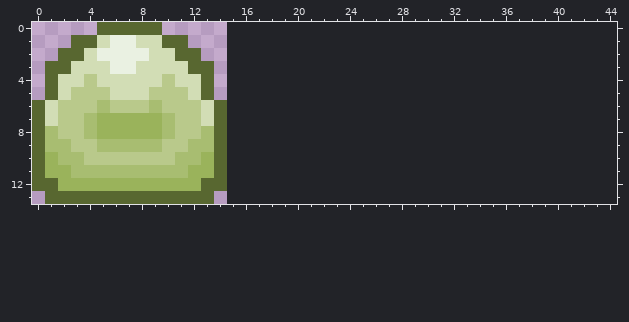
A pixel-art sprite gets an edit: src/monsters/m1.png. The picture above was drawn from the file before the commit.
The file is 30x28 pixels, drawn in blocks of 2x2; one block is one cell here. Colours within 5 levels of each other are drawn and written as one. The old version is drawn lined up with the new one, on the new canvas.
The same view after the edit:
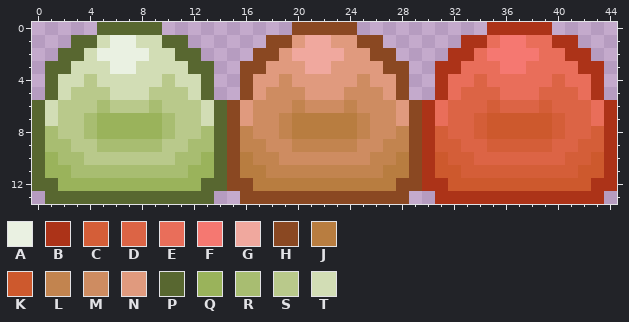
Palette (. is transparent): A #eaf1e2  B #ac3318  C #d45e38  D #dc6445  E #e96e5a  F #f57871  G #f0a89e  H #8a4822  J #b87d40  K #cd592d  L #c2844f  M #ce8c61  N #e09a7e  P #586730  Q #9ab35b  R #a8bd71  S #b9c98b  T #d2ddb5
The exact change:
canvas 15x14 -> 45x14
@@ x 0..44 @@
- 0 .....PPPPP...................................
- 1 ...PPTAATTPP.................................
- 2 ..PPTAAAATTPP................................
- 3 .PPTTTAATTTTPP...............................
- 4 .PTTSTTTTTSTTP...............................
- 5 .PTSSSTTTSSSTP...............................
- 6 PTSSSRSSSRSSSTP..............................
- 7 PTSSRQQQQQRSSTP..............................
- 8 PRSSRQQQQQRSSRP..............................
- 9 PRRSSRRRRRSSRRP..............................
-10 PQRRSSSSSSSRRQP..............................
-11 PQQRRRRRRRRRQQP..............................
-12 PPQQQQQQQQQQQPP..............................
-13 .PPPPPPPPPPPPP...............................
+ 0 .....PPPPP..........HHHHH..........BBBBB.....
+ 1 ...PPTAATTPP......HHNGGNNHH......BBEFFEEBB...
+ 2 ..PPTAAAATTPP....HHNGGGGNNHH....BBEFFFFEEBB..
+ 3 .PPTTTAATTTTPP..HHNNNGGNNNNHH..BBEEEFFEEEEBB.
+ 4 .PTTSTTTTTSTTP..HNNMNNNNNMNNH..BEEDEEEEEDEEB.
+ 5 .PTSSSTTTSSSTP..HNMMMNNNMMMNH..BEDDDEEEDDDEB.
+ 6 PTSSSRSSSRSSSTPHNMMMLMMMLMMMNHBEDDDCDDDCDDDEB
+ 7 PTSSRQQQQQRSSTPHNMMLJJJJJLMMNHBEDDCKKKKKCDDEB
+ 8 PRSSRQQQQQRSSRPHLMMLJJJJJLMMLHBCDDCKKKKKCDDCB
+ 9 PRRSSRRRRRSSRRPHLLMMLLLLLMMLLHBCCDDCCCCCDDCCB
+10 PQRRSSSSSSSRRQPHJLLMMMMMMMLLJHBKCCDDDDDDDCCKB
+11 PQQRRRRRRRRRQQPHJJLLLLLLLLLJJHBKKCCCCCCCCCKKB
+12 PPQQQQQQQQQQQPPHHJJJJJJJJJJJHHBBKKKKKKKKKKKBB
+13 .PPPPPPPPPPPPP..HHHHHHHHHHHHH..BBBBBBBBBBBBB.
Pixel boxes of the changes (left, top, right, bottom) in both pictures:
added: (227, 22, 617, 204)
